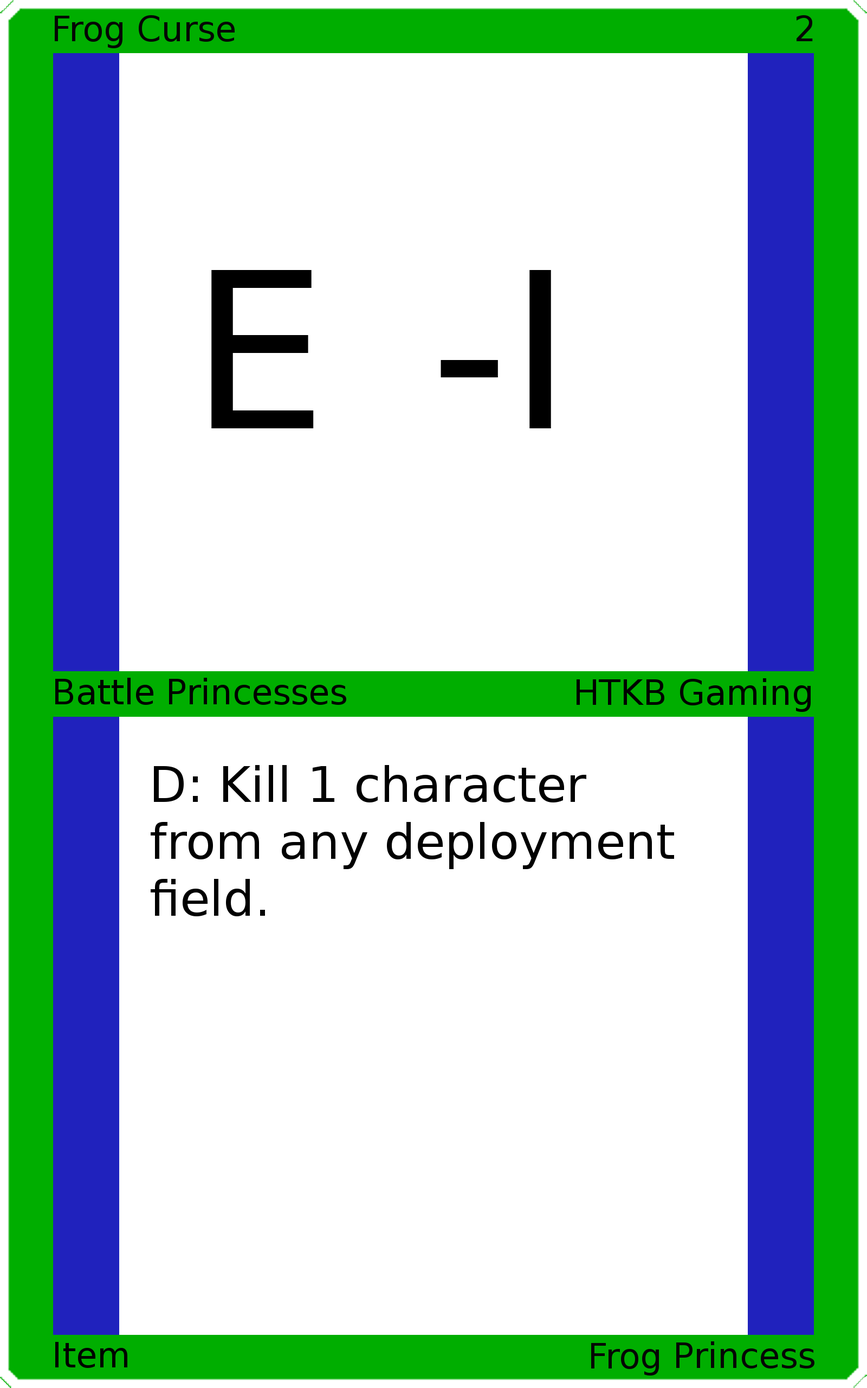
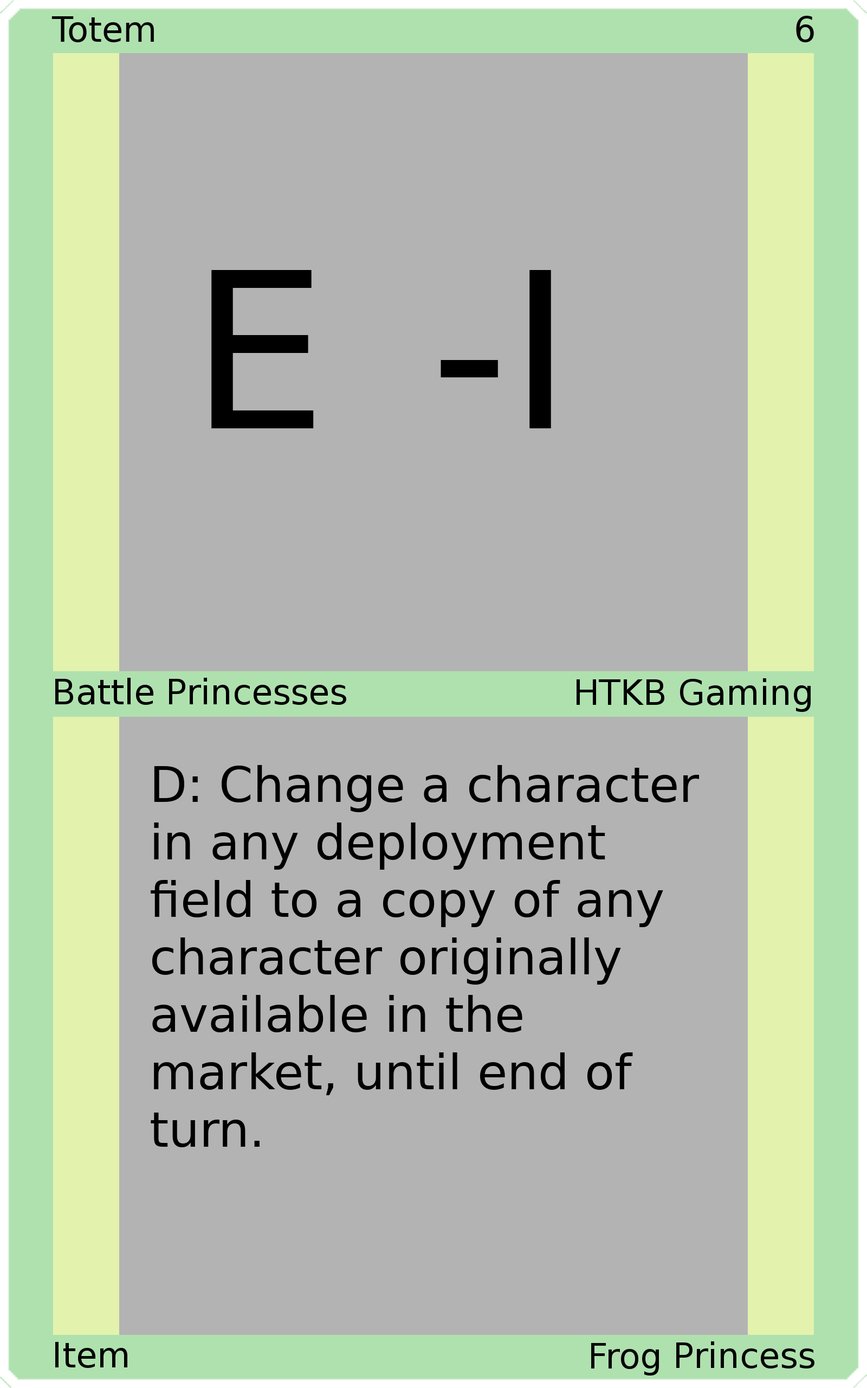
Layer changes from the first 867px x 1388px image to the second:
painted on "Upper Left" over (x1=51, y1=15, x2=235, y2=49)
painted on "Upper Right" over (x1=796, y1=15, x2=815, y2=43)
painted on "Card Text" over (x1=150, y1=764, x2=700, y2=1147)
painted on "Border" over (x1=0, y1=0, x2=867, y2=1388)
painted on "Top Background" over (x1=119, y1=52, x2=748, y2=673)
painted on "Bottom Background" over (x1=119, y1=715, x2=748, y2=1336)
painted on "Background" over (x1=35, y1=35, x2=832, y2=1352)
